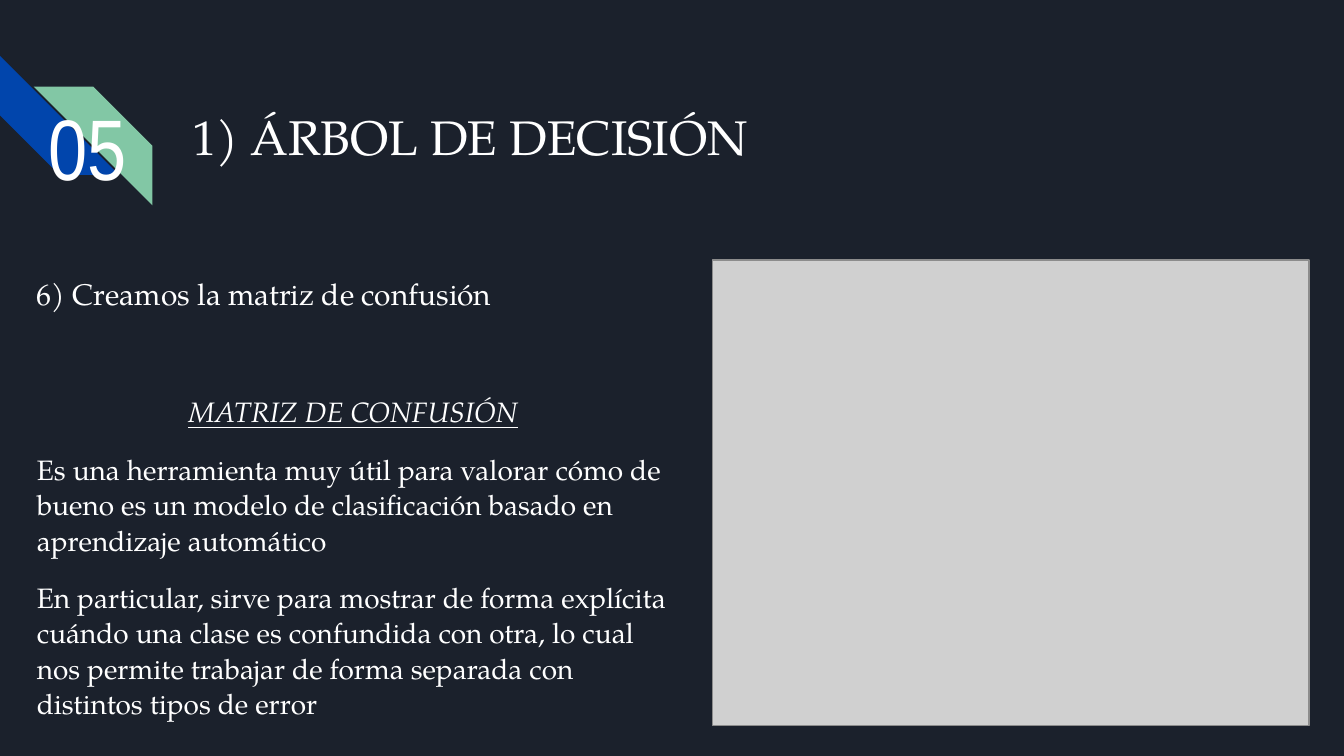
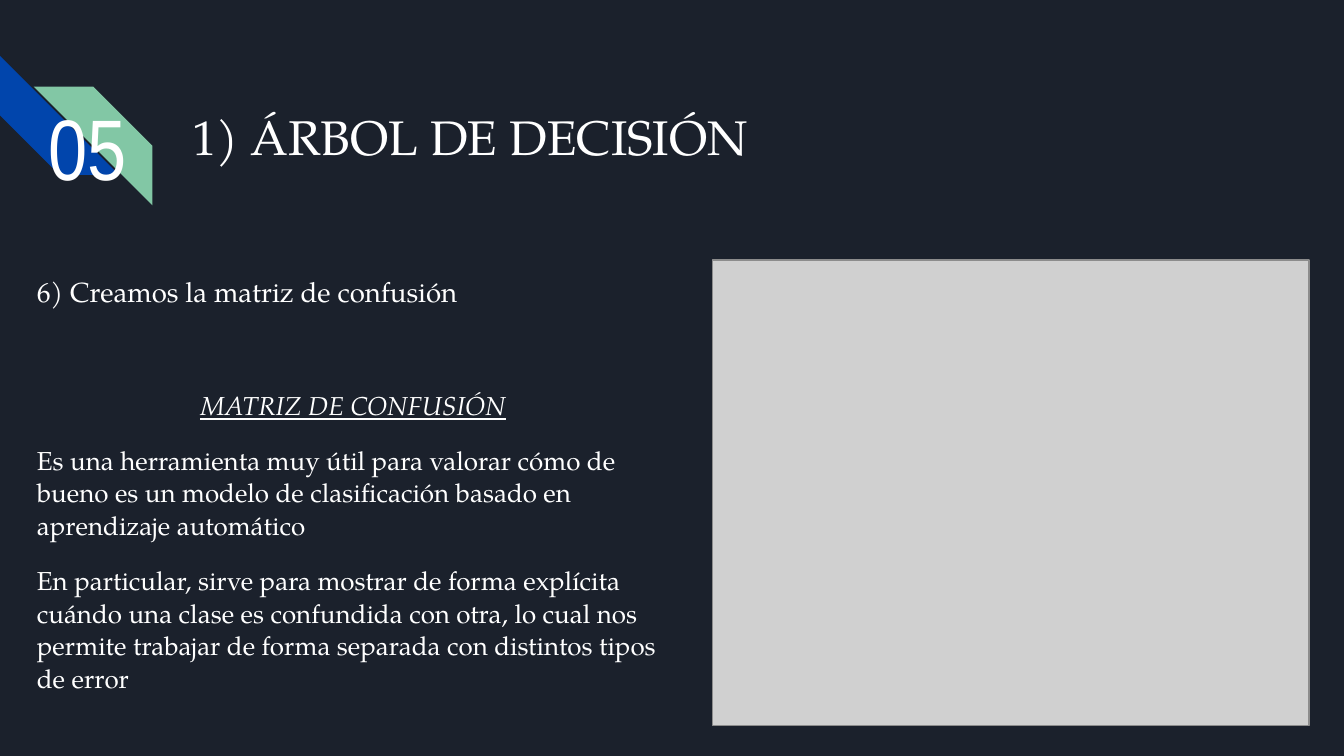
Before and after one commit to Alejo3107/PROYECTO_CH_DS, a slide deck: slide 23 of Presentación ejecutiva.pptx. Drawn at 1344x756 pixels with LibreOffice and Linux fonts; fonts in the diff are those of the drawing; grey boxes stand for pictures; background and template pictures are left out. Boxes give left, top, right and bottom in pixels: in the first picture for what was removed or moved away, otherwise in the second. Text is boxed around its words. In the diff, an @@ line names an element or a change of style, - is before the commit and + after.

```diff
--- a/Presentación ejecutiva.pptx
+++ b/Presentación ejecutiva.pptx
@@ text "6) Creamos la matriz de ..." at (x1=37, y1=281, x2=656, y2=689): size 16 to 14.8 pt in "6) Creamos la matriz de confusión"; size 15 to 13.9 pt @@
```
Also in this commit, not shown: 5 other slides changed, 4 slides added.
